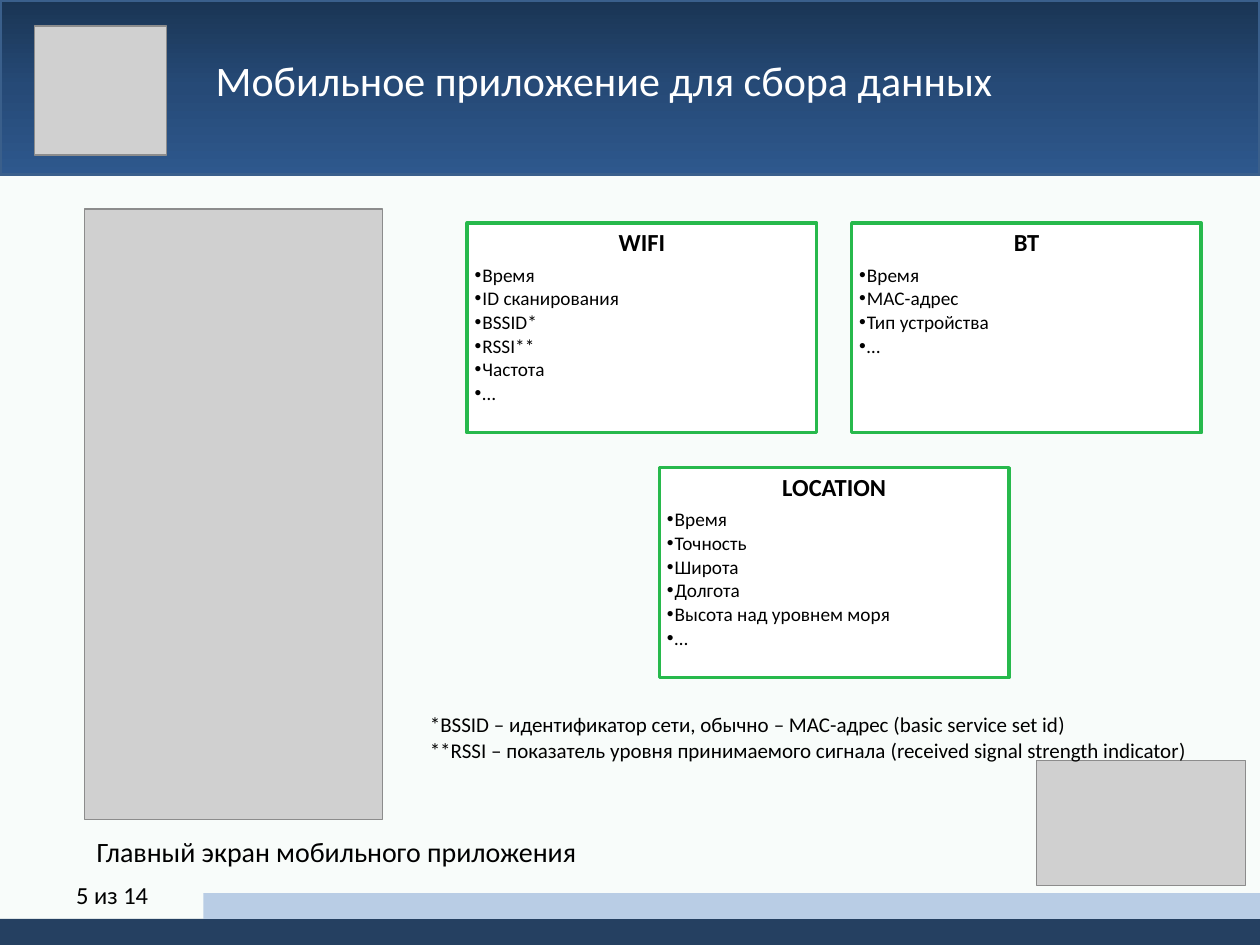
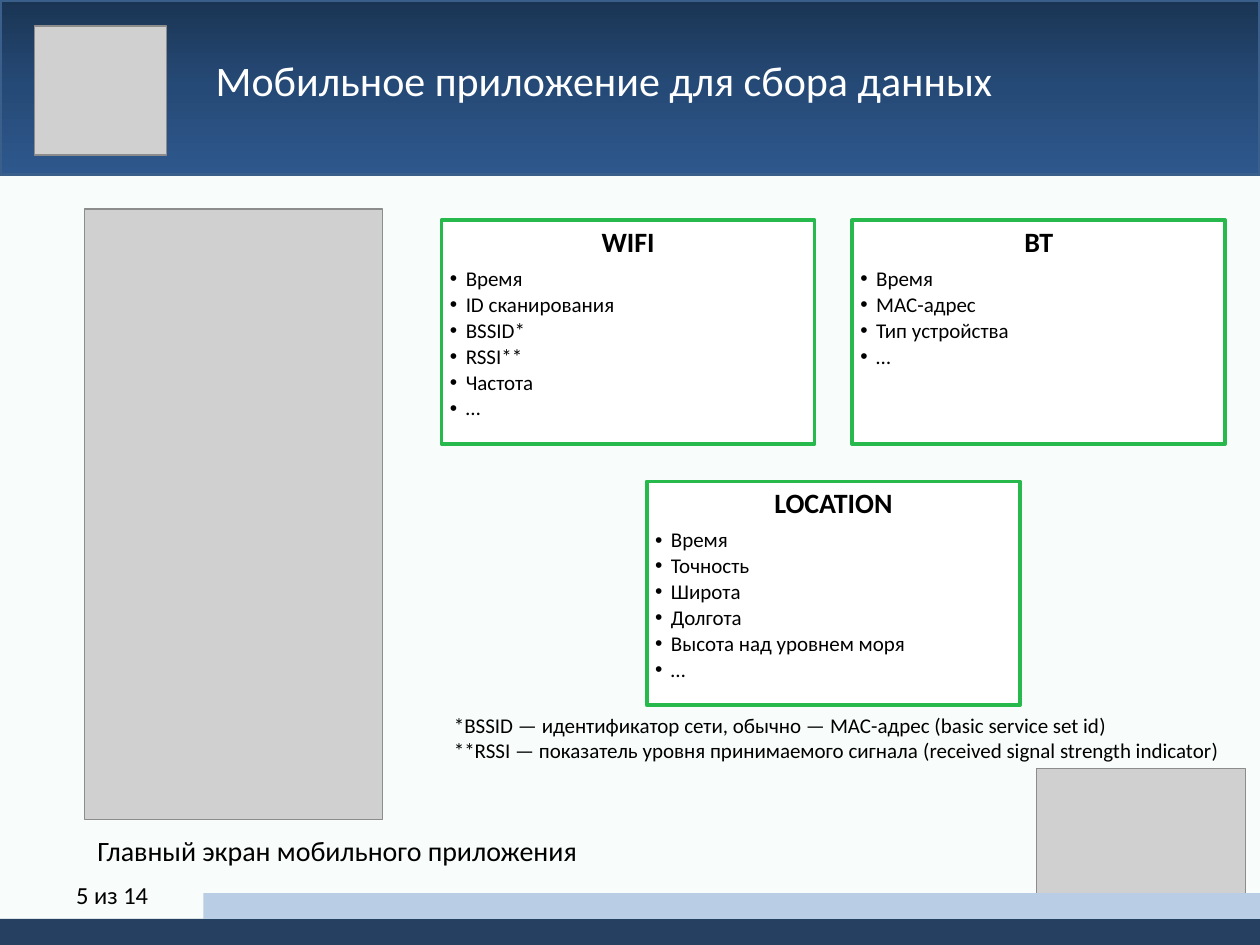
Before and after one commit to yerseg/bachelor_thesis, a slide deck: slide 5 of thesis_presentation.pptx. Drawn at 1260x945 pixels with LibreOffice and Linux fonts; fonts in the diff are those of the drawing; grey boxes stand for pictures. Boxes give left, top, right and bottom in pixels: in the first picture for what was removed or moved away, otherwise in the second. Text is boxed around its words. In the diff, an @@ line names an element or a change of style, - is before the commit and + after.

Commit message:
upd

```diff
--- a/thesis_presentation.pptx
+++ b/thesis_presentation.pptx
@@ text "WIFI": place and size @@
-text "WIFI" at (475,235,666,376)
+text "WIFI" at (466,234,655,390)
@@ text "WIFI" at (466,234,655,390): size 14 to 16 pt in "WIFI"; size 11 to 12 pt; indent changed @@
@@ rectangle: place and size @@
-rectangle at (467,223,816,432)
+rectangle at (441,220,814,445)
@@ text "BT" at (876,234,1053,342): size 14 to 16 pt in "BT"; size 11 to 12 pt; indent changed @@
@@ rectangle: place and size @@
-rectangle at (852,223,1201,432)
+rectangle at (852,220,1225,445)
@@ text "LOCATION": place and size @@
-text "LOCATION" at (667,480,889,625)
+text "LOCATION" at (671,494,905,655)
@@ text "LOCATION" at (671,494,905,655): size 14 to 16 pt in "LOCATION"; size 11 to 12 pt in "Время", "Точность", "Широта", "Долгота" and 2 more places; indent changed @@
@@ rectangle: place and size @@
-rectangle at (659,467,1008,677)
+rectangle at (646,481,1019,706)
@@ text at (454,718,1218,762): text changed @@
-*BSSID – идентификатор сети, обычно – MAC-адрес (basic service set id)
-**RSSI – показатель уровня принимаемого сигнала (received signal strength indicator)
+*BSSID — идентификатор сети, обычно — MAC-адрес (basic service set id)
+**RSSI — показатель уровня принимаемого сигнала (received signal strength indicator)
@@ picture: place and size @@
-picture at (1037,760,1246,885)
+picture at (1037,769,1246,893)
```
Also in this commit, not shown: 8 other slides changed, 3 slides added.
